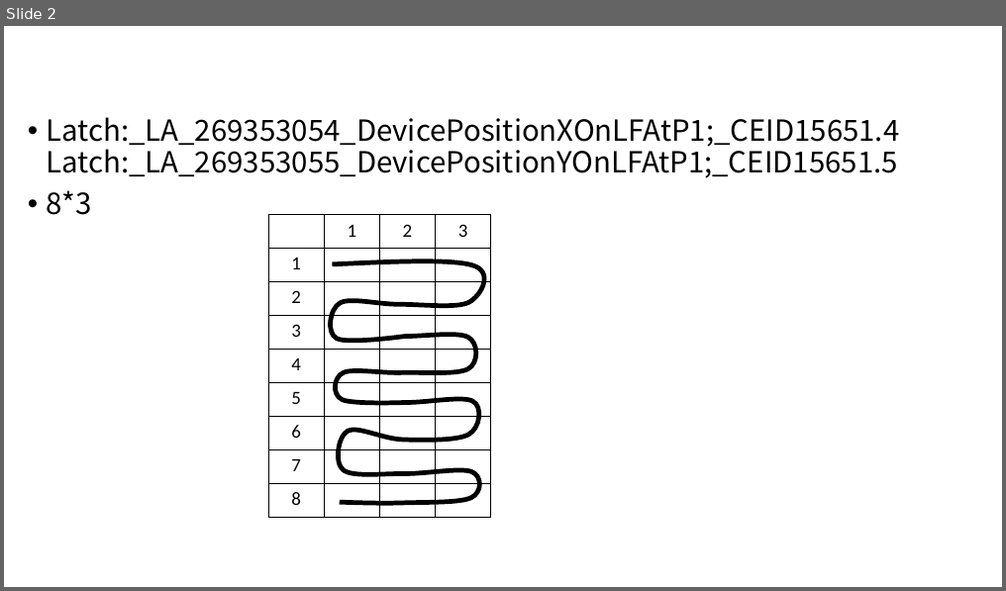
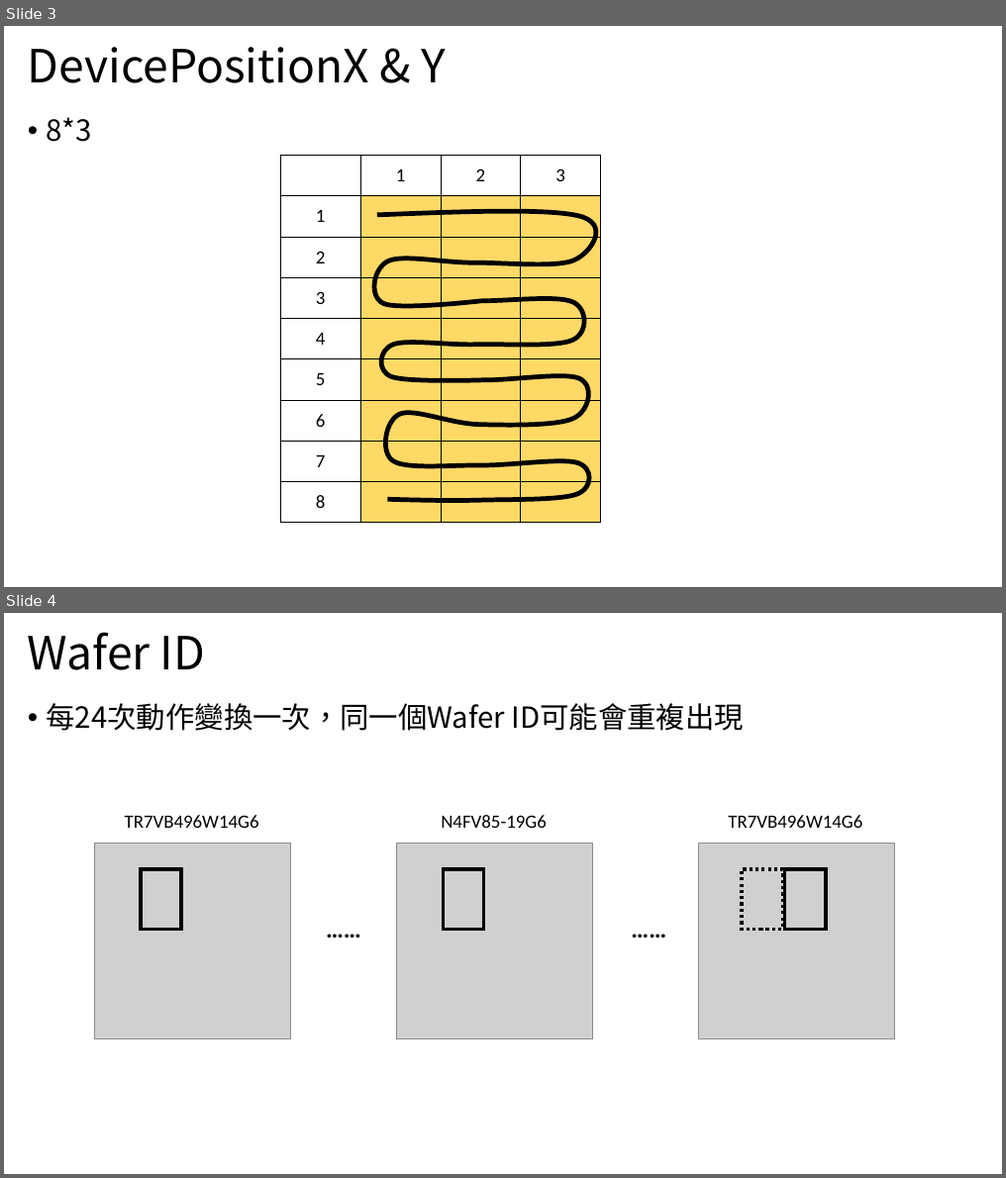
Before and after one commit to gitwetguy/FDC, a slide deck: FDC_note.pptx. Shown one above the other, each under a label of ours: slide 2 before the commit, slides 3 and 4 after it. The pictures are 1006x591 and 1006x1178 pixels, drawn with LibreOffice and Linux fonts; fonts in the diff are those of the drawing; grey boxes stand for pictures. Boxes give left, top, right and bottom in pixels: in the first picture for what was removed or moved away, otherwise in the second. Text is boxed around its words. In the diff, an @@ line names an element or a change of style, - is before the commit and + after.

```diff
--- a/FDC_note.pptx
+++ b/FDC_note.pptx
@@ slide 4 added at (x1=4, y1=613, x2=1002, y2=1174), background #FFFFFF @@
@@ title added at (x1=28, y1=632, x2=205, y2=670), 44 pt, text #000000 @@
+Wafer ID
@@ text added at (x1=47, y1=703, x2=744, y2=731), 28 pt, text #000000 @@
+• 每24次動作變換一次，同一個Wafer ID可能會重複出現
@@ text added at (x1=125, y1=815, x2=259, y2=828), 18 pt, text #000000 @@
+TR7VB496W14G6
@@ text added at (x1=441, y1=815, x2=547, y2=828), 18 pt, text #000000 @@
+N4FV85-19G6
@@ text added at (x1=728, y1=815, x2=862, y2=828), 18 pt, text #000000 @@
+TR7VB496W14G6
@@ picture added at (x1=94, y1=843, x2=291, y2=1039) @@
@@ picture added at (x1=396, y1=843, x2=592, y2=1039) @@
@@ picture added at (x1=699, y1=843, x2=895, y2=1039) @@
@@ rectangle added at (x1=141, y1=869, x2=181, y2=930), outline #000000 3 pt @@
@@ rectangle added at (x1=444, y1=869, x2=484, y2=930), outline #000000 3 pt @@
@@ rectangle added at (x1=743, y1=869, x2=782, y2=930), outline #000000 3 pt dashed @@
@@ rectangle added at (x1=785, y1=869, x2=826, y2=930), outline #000000 3 pt @@
@@ text added at (x1=287, y1=909, x2=399, y2=947), 24 pt, text #000000, bold @@
+……
@@ text added at (x1=592, y1=909, x2=705, y2=947), 24 pt, text #000000, bold @@
+……
@@ what was slide 2 is now slide 3 @@
@@ slide 3 changed as well @@
@@ title added at (x1=28, y1=47, x2=447, y2=83), 44 pt, text #000000 @@
+DevicePositionX & Y
@@ text at (x1=47, y1=117, x2=900, y2=178): paragraph removed @@
-• Latch:_LA_269353054_DevicePositionXOnLFAtP1;_CEID15651.4 Latch:_LA_269353055_DevicePositionYOnLFAtP1;_CEID15651.5
@@ table resized from (x1=268, y1=215, x2=490, y2=518) to (x1=281, y1=155, x2=601, y2=523) @@
@@ freeform shape resized from (x1=331, y1=262, x2=484, y2=503) to (x1=374, y1=212, x2=596, y2=501) @@
```
Also in this commit, not shown: 1 other slide changed, 11 other slides added, 4 slides removed.
